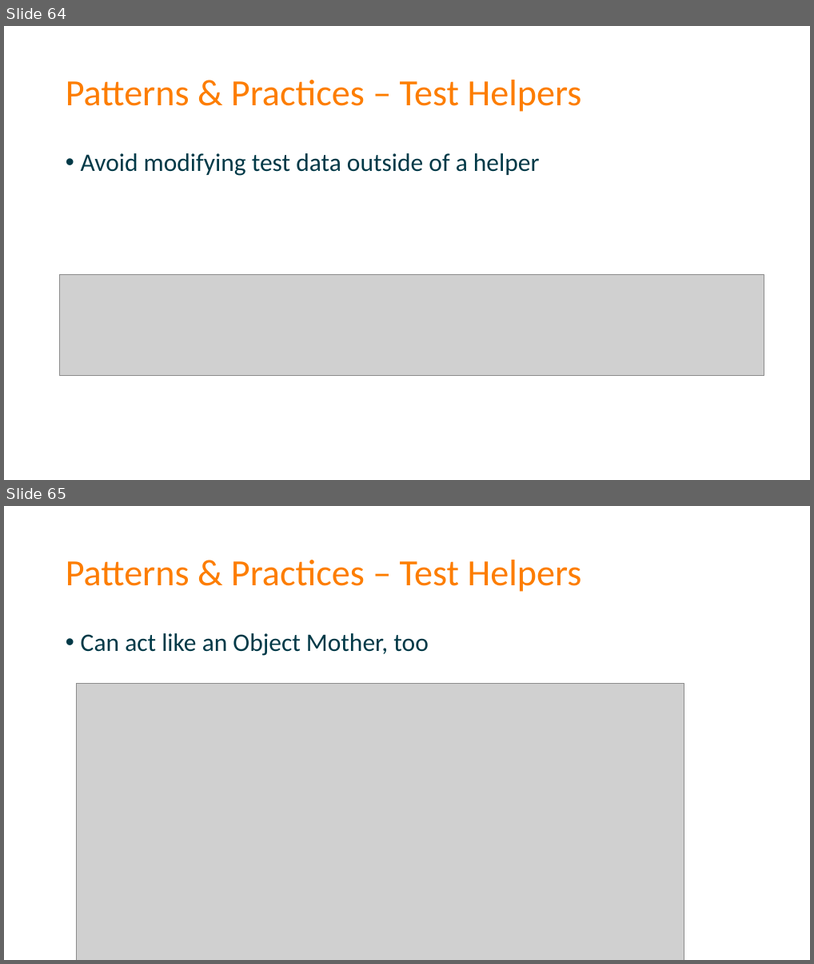
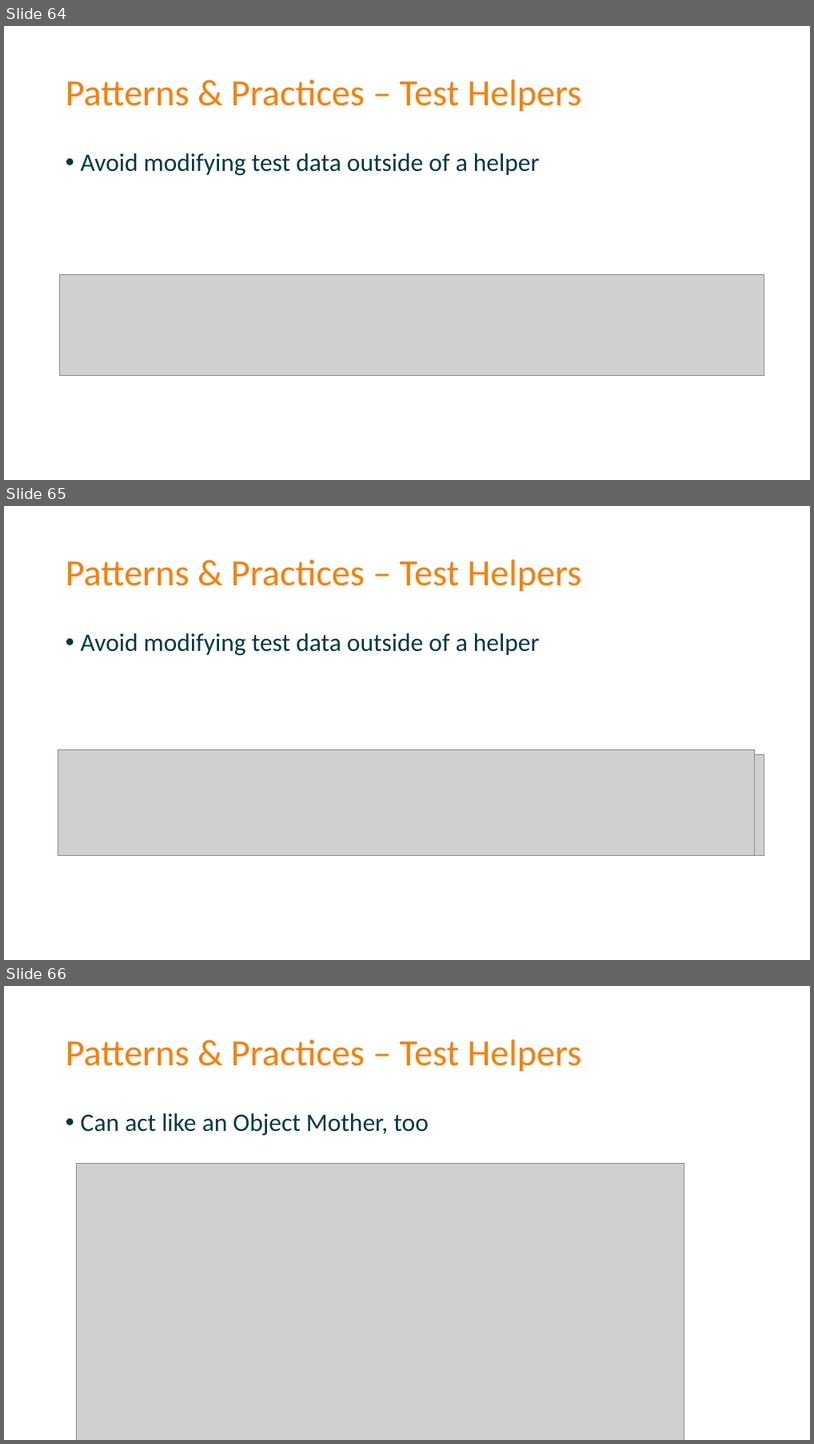
Before and after one commit to spetryjohnson/Talk-Patterns_of_Effective_Test_Setup, a slide deck: POETS - Code Palousa 2015.pptx. Shown one above the other, each under a label of ours: slides 64 and 65 before the commit, slides 64, 65 and 66 after it. The pictures are 814x964 and 814x1444 pixels, drawn with LibreOffice and Linux fonts; fonts in the diff are those of the drawing; grey boxes stand for pictures. Boxes give left, top, right and bottom in pixels: in the first picture for what was removed or moved away, otherwise in the second. Text is boxed around its words. In the diff, an @@ line names an element or a change of style, - is before the commit and + after.

```diff
--- a/POETS - Code Palousa 2015.pptx
+++ b/POETS - Code Palousa 2015.pptx
@@ slide 65 added at [4, 506, 810, 960], background #FFFFFF @@
@@ title added at [66, 560, 582, 592], 44 pt, text #FD7D00 @@
+Patterns & Practices – Test Helpers
@@ text added at [81, 633, 540, 656], 30 pt, text #013947 @@
+• Avoid modifying test data outside of a helper
@@ picture added at [58, 750, 755, 855] @@
@@ picture added at [60, 754, 765, 855] @@
@@ what was slide 65 is now slide 66 @@
```
